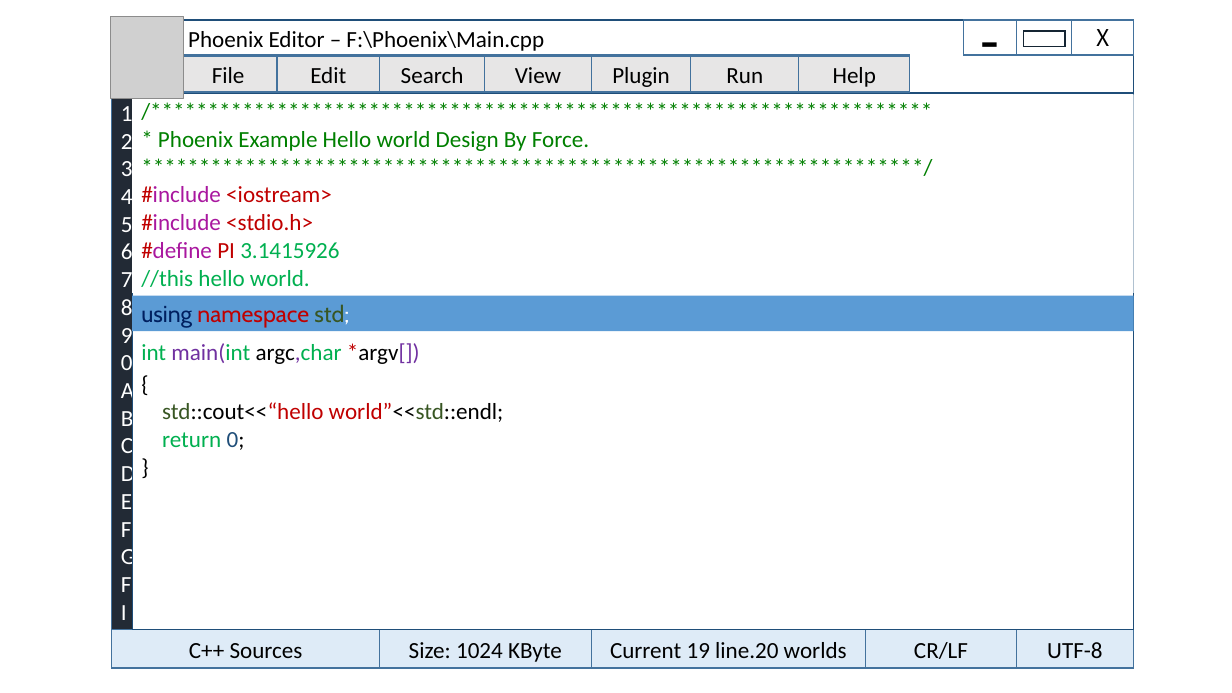
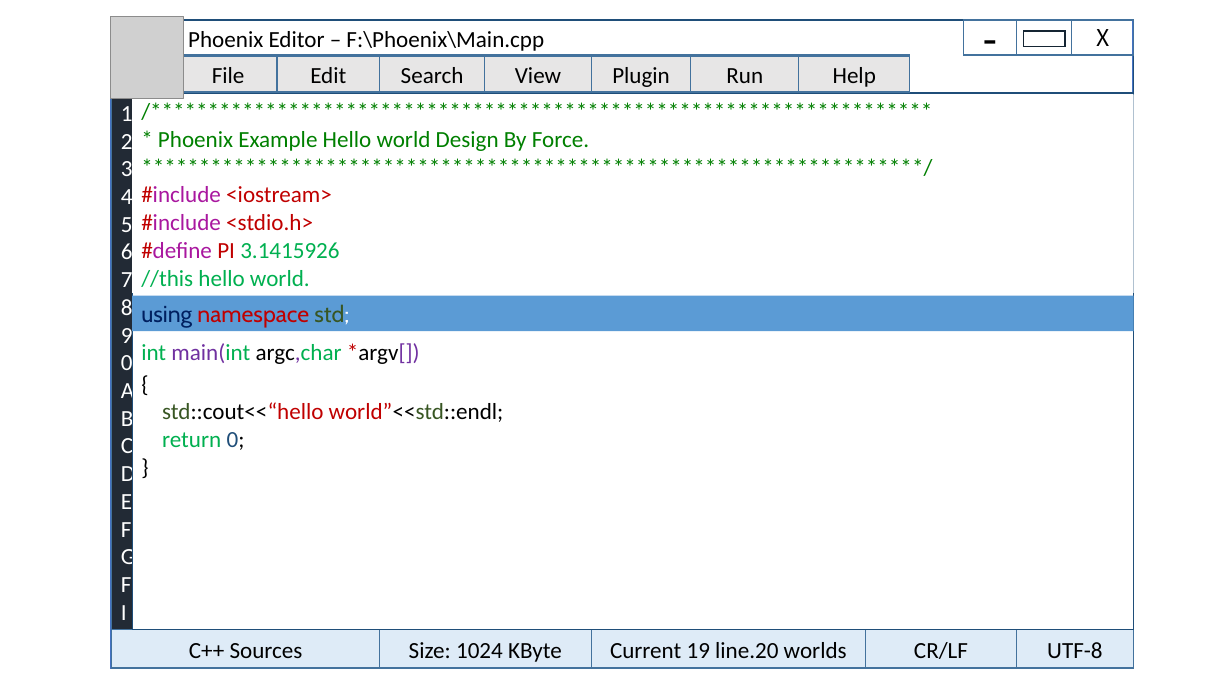
Before and after one commit to fstudio/Phoenix, a slide deck: slide 1 of design/PhoenixUI.pptx. Drawn at 1232x693 pixels with LibreOffice and Linux fonts; fonts in the diff are those of the drawing; grey boxes stand for pictures. Boxes give left, top, right and bottom in pixels: in the first picture for what was removed or moved away, otherwise in the second. Text is boxed around its words. In the diff, an @@ line names an element or a change of style, - is before the commit and + after.

```diff
--- a/design/PhoenixUI.pptx
+++ b/design/PhoenixUI.pptx
@@ rectangle "-" at bbox=[964, 20, 1017, 55]: size 48 to 36 pt @@
```
Also in this commit, not shown: 9 other files.
